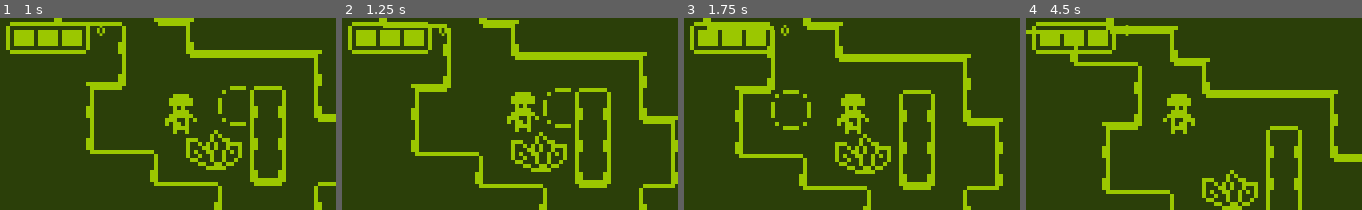
Above: before the commit, frames 1-4 (left to right).
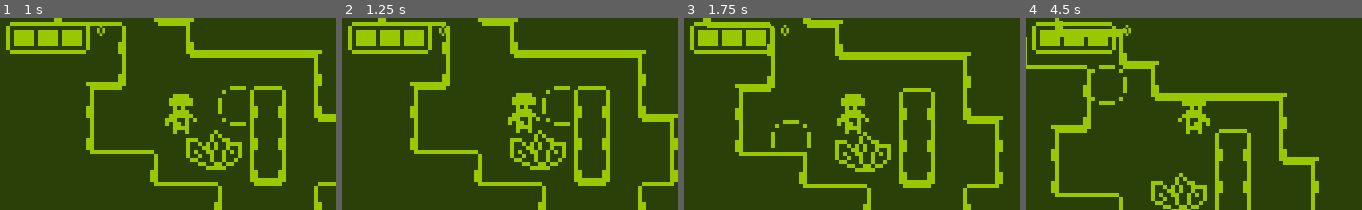
Above: after the commit, the same moments.

Repository: TheAihopGG/nokia-3310-jam-7
Game: Godot game, scene res://Scenes/game.tscn
The game is run twice, just before and just after one commit, with the same random seed, the same clock (stepped at 60 frames per second) and the same inputs.
Inputs (mouse positions are in pixels of both pictures, inside the frame that each line leads up to):
- Up to frame 1 (1 s): tap Enter at 0.5 s; move the mouse to (241, 104) at 0.52 s; hold D (move_right) from 0.53 s (still down); tap F (destruct) at 0.6 s
- Up to frame 2 (1.25 s): keep holding D (move_right)
- Up to frame 3 (1.75 s): move the mouse to (784, 123) at 1.27 s; release D (move_right) at 1.28 s; hold S (move_down) from 1.28 s (still down); tap F (destruct) at 1.35 s
- Up to frame 4 (4.5 s): move the mouse to (1227, 71) at 2.02 s; release S (move_down) at 2.03 s; hold D (move_right) 2.03-2.78 s; tap F (destruct) every 0.75 s from 2.1 to 4.35 s; move the mouse to (1177, 152) at 2.77 s; hold W (move_up) 2.78-3.53 s; move the mouse to (1294, 142) at 3.52 s; hold Left (move_left) from 3.53 s (still down); move the mouse to (1093, 85) at 4.27 s

Frame 1 is identical in both runs. In frame 2, 6.6% of the frame differs, in the area x 10-100%, y 0-100%; in frame 3, 5.0%; in frame 4, 17%, in the area x 0-100%, y 0-100%.

Commit message:
fix: player hitbox shape & feat: colored folders

Diff:
--- a/Scenes/Characters/Player/player.tscn
+++ b/Scenes/Characters/Player/player.tscn
@@ -4,8 +4,9 @@
 [ext_resource type="Script" path="res://Scenes/Characters/Player/player.gd" id="2_lvdns"]
 [ext_resource type="Texture2D" uid="uid://pgrf0k6o6jov" path="res://Assets/Sprites/player1.png" id="3_esnmk"]
 
-[sub_resource type="RectangleShape2D" id="RectangleShape2D_w06j1"]
-size = Vector2(8, 10)
+[sub_resource type="CapsuleShape2D" id="CapsuleShape2D_54mox"]
+radius = 2.0
+height = 10.0
 
 [sub_resource type="CircleShape2D" id="CircleShape2D_c0ue3"]
 
@@ -17,7 +18,7 @@
 
 [node name="CollisionShape2D" parent="." index="1"]
 position = Vector2(0, 0)
-shape = SubResource("RectangleShape2D_w06j1")
+shape = SubResource("CapsuleShape2D_54mox")
 
 [node name="Camera2D" type="Camera2D" parent="." index="2"]
 position_smoothing_enabled = true
--- a/project.godot
+++ b/project.godot
@@ -30,6 +30,17 @@
 [dotnet]
 
 project/assembly_name="Nokia Jam 7"
+
+[file_customization]
+
+folder_colors={
+"res://Assets/": "red",
+"res://Scenes/": "blue",
+"res://Scenes/Characters/": "purple",
+"res://Scenes/Objects/": "gray",
+"res://Scenes/Singletones/": "pink",
+"res://Scenes/UI/": "yellow"
+}
 
 [global_group]
 
